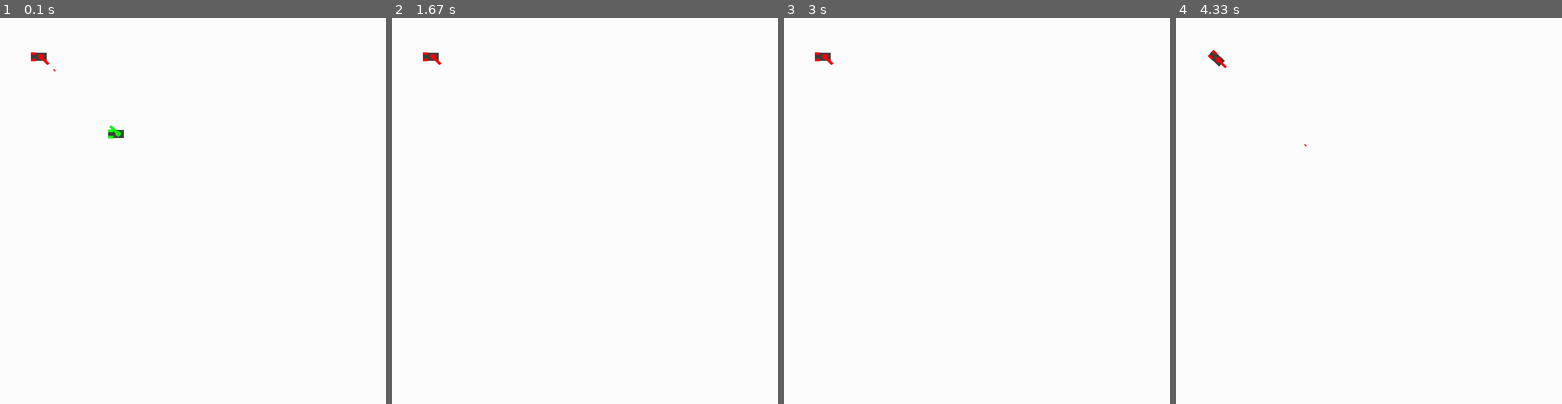
Above: before the commit, frames 1-4 (left to right).
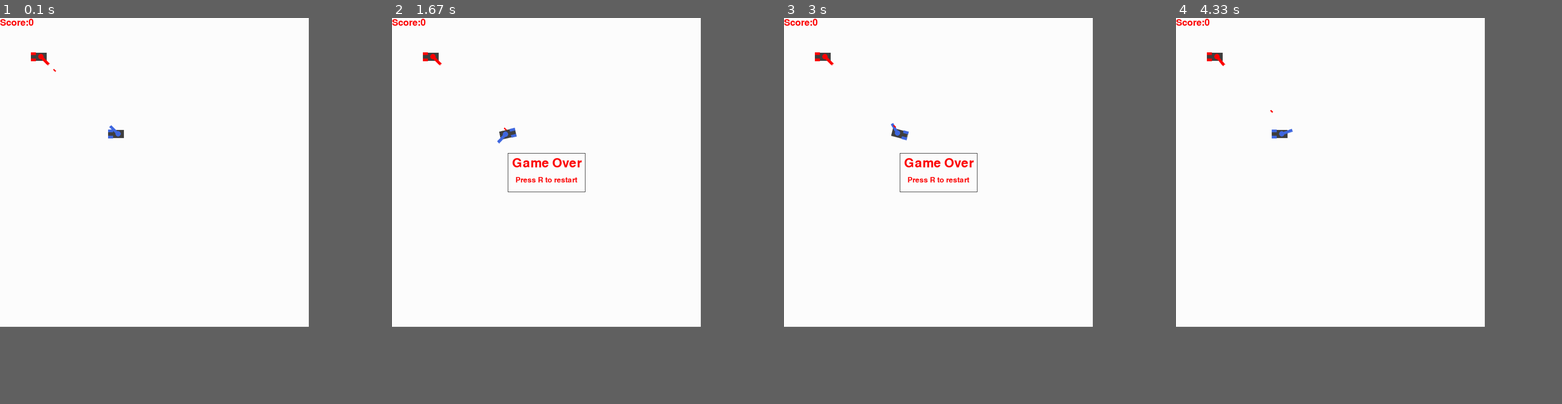
Above: after the commit, the same moments.

Repository: Servaretures/PyGame
Game: pygame game, started from Main.py
Same seed, same stepped clock (60 frames per second), same inputs: the game is played once before the commit and once after it.
Inputs (mouse positions are in pixels of both pictures, inside the frame that each line leads up to):
- Up to frame 1 (0.1 s): no input
- Up to frame 2 (1.67 s): hold R 0.33-0.8 s; hold D 0.33-0.8 s; move the mouse to (534, 187) at 0.37 s; hold R 0.83-1.3 s; hold D 0.83-1.3 s; move the mouse to (646, 164) at 0.87 s; hold D from 1.33 s (still down); move the mouse to (473, 176) at 1.37 s
- Up to frame 3 (3 s): release D at 1.8 s; hold R 2.17-2.63 s; hold D from 2.67 s (still down); move the mouse to (857, 56) at 2.7 s
- Up to frame 4 (4.33 s): release D at 3.13 s; hold R 3.73-4.03 s; hold S from 4.07 s (still down); move the mouse to (1318, 118) at 4.1 s
In our replay, the window is 900x900 before the commit and 720x720 after it. These sizes can differ from the game's own. Grey fills any space a smaller window leaves; there, only what the larger window draws over its background counts as a difference.

The runs differ from the first frame. In frame 1, 0.2% of the frame differs, in the area x 0-32%, y 0-32%; in frame 2, 0.6%, in the area x 0-51%, y 0-46%; in frame 3, 0.6%; in frame 4, 0.3%.

Commit message:
Додав окінчення гри і взриви

Diff:
--- a/Draw.py
+++ b/Draw.py
@@ -17,14 +17,18 @@
         d = x*2
         Rect += [[(Mesh[d] + pos.ToArray()[0]),(Mesh[d+1] + pos.ToArray()[1])]]
     pygame.draw.polygon(Surface, color, Rect)
-
+    pygame.draw.aalines(Surface, color,True, Rect)
 def DrawCircle(Surface,Transform,Mesh,color):
     pygame.draw.circle(Surface,color,Transform,Mesh)
 
 def DrawObjects(Surface,GameObjects):
     for gameObject in GameObjects:
-        me = Types.Vector2.LocalToGloabl(gameObject.mesh, gameObject)
-        Draw(Surface, gameObject.transform.position, me, gameObject.mesh.color)
+        if (type(gameObject.mesh.vertexes) == float):
+            DrawCircle(Surface,gameObject.transform.position.ToArray() , gameObject.mesh.vertexes * gameObject.transform.scale.x,gameObject.mesh.color)
+        else:
+            me = Types.Vector2.LocalToGloabl(gameObject.mesh, gameObject)
+            Draw(Surface, gameObject.transform.position, me, gameObject.mesh.color)
+
         if(gameObject.ChildObjects != None):
             for x in gameObject.ChildObjects:
                 if(type(x.mesh.vertexes) == float):
--- a/GameObjects.py
+++ b/GameObjects.py
@@ -1,5 +1,6 @@
 import Controll
 import  Types
+import threading
 class GameObject:
     ChildObjects = None
     def __init__(self,transform = None, collider = None, Mesh = None, ChildObjects = None, tag = None):
@@ -12,7 +13,7 @@
         pass
 
 class Tank(GameObject):
-    def __init__(self,tag = "Tank",RotSpeed = 0.2,speed = 2 ,Color = (64,64,64),Color2 = (0,255,0),scale = Types.Vector2(1,1),ReloadSpeed = 1, Ai = None, AttackDistance = 200):
+    def __init__(self,tag = "Tank",RotSpeed = 0.2,speed = 2 ,Color = (64,64,64),Color2 = (65,105,225),scale = Types.Vector2(1,1),ReloadSpeed = 1, Ai = None, AttackDistance = 200):
         self.Tower = 3
         self.transform = Types.Transform(Types.Vector2(300,300),0,Types.Vector2(10,5)*scale)
         self.collider = Types.RectCollider(Types.MeshBox[0]*self.transform.scale,Types.MeshBox[2]*self.transform.scale,self)
@@ -47,3 +48,22 @@
         self.Tag = tag
     def Do(self,window = None):
         self.transform.position += Types.Vector2.Forward(self.transform) * Types.Vector2(self.speed,self.speed)
+class Blow(GameObject):
+    def __init__(self,scale = Types.Vector2(7,7),Color = (255,0,0),Color2 = (255,255,0),Time = 0.7):
+        self.Time = Time
+        self.transform = Types.Transform(Types.Vector2(300, 300), 0, Types.Vector2(2, 2) * scale)
+        self.collider = None
+        self.mesh = Types.Mesh(Types.MeshCircle, Color)
+
+        CObj1 = GameObject(transform=Types.Transform(Types.Vector2(0, 0) * scale, 0, Types.Vector2(1, 1) * scale),
+                           Mesh=Types.Mesh(Types.MeshCircle, Color2))
+
+        self.ChildObjects = (CObj1,)
+        self.MaxScale = [self.transform.scale, CObj1.transform.scale]
+        ColdDown_thread = threading.Thread(target=Types.BlowUp, args=(self,))
+        ColdDown_thread.start()
+
+    def Do(self,window = None):
+        self.ChildObjects[0].transform.scale = self.MaxScale[1] * (self.transform.scale/self.MaxScale[0])
+        if(self.Time <= 0):
+            window.DeleteObject(self)
--- a/Main.py
+++ b/Main.py
@@ -1,5 +1,6 @@
 import pygame
-
+from pygame.locals import *
+import sys
 import Window
 from GameObjects import GameObject
 import GameObjects
@@ -7,18 +8,66 @@
 from Types import *
 import Draw
 import  Controll
+pygame.font.init()
+def GetAnswer():
+    for event in pygame.event.get():
+        if event.type == QUIT:
+            sys.exit()
+        if event.type == KEYDOWN and event.key == K_r:
+            return True
+        if event.type == KEYDOWN and event.key == K_ESCAPE:
+            sys.exit()
+def WaintAnswer():
+    while True:
+        for event in pygame.event.get():
+            if event.type == QUIT:
+                sys.exit()
+            if event.type == KEYDOWN and event.key == K_r:
+                return False
+            if event.type == KEYDOWN and event.key == K_ESCAPE:
+                sys.exit()
 
-NewGame = Window.window(1000, 1000)
-obj = GameObjects.Tank(scale=Vector2(2,2), tag= "Hero")
-NewGame.AddObject(obj)
+def Game():
+    NewGame = Window.window(800, 800)
 
-TestBot = GameObjects.Tank(scale=Vector2(2,2), Color2 = (255,0,0),Ai = obj, speed= 0.003, AttackDistance=300, ReloadSpeed= 3)
-TestBot.transform.position = Vector2(100,100)
-NewGame.AddObject(TestBot)
-####Test
-####
+
+    obj = GameObjects.Tank(scale=Vector2(2, 2), tag="Hero")
+    NewGame.AddObject(obj)
+
+    TestBot = GameObjects.Tank(scale=Vector2(2, 2), Color2=(255, 0, 0), Ai=obj, speed=0.003, AttackDistance=300,
+                               ReloadSpeed=3)
+    TestBot.transform.position = Vector2(100, 100)
+    NewGame.AddObject(TestBot)
+
+    # TestBlow = GameObjects.Blow(scale=Vector2(10,10))
+    # NewGame.AddObject(TestBlow)
+    ####Test
+    ####
+    while (not NewGame.End):
+        NewGame.Update()
+        Controll.AllControll(obj, NewGame)
+        NewGame.ObjectsDo()
+        NewGame.UpdateCollider()
+        if(GetAnswer()):
+            break
+    return NewGame
 while(True):
-    NewGame.Update()
-    Controll.AllControll(obj,NewGame)
-    NewGame.ObjectsDo()
-    NewGame.UpdateCollider()
+    End = Game()
+
+    pygame.draw.polygon(End.Surfuse,(255,255,255), ((End.BorderX/2-100,End.BorderY/2-50),(End.BorderX/2-100,End.BorderY/2+50),
+                                              (End.BorderX/2+100,End.BorderY/2+50),(End.BorderX/2+100,End.BorderY/2-50)))
+    pygame.draw.aalines(End.Surfuse, (0, 0, 0),True,
+                        ((End.BorderX / 2 - 100, End.BorderY / 2 - 50), (End.BorderX / 2 - 100, End.BorderY / 2 + 50),
+                         (End.BorderX / 2 + 100, End.BorderY / 2 + 50), (End.BorderX / 2 + 100, End.BorderY / 2 - 50)))
+    f = pygame.font.Font(None, 48)
+    text = f.render('Game Over', True,
+                    (255, 0, 0))
+    End.Surfuse.blit(text, (End.BorderX/2-89,End.BorderY/2-40))
+
+    f = pygame.font.Font(None, 28)
+    text = f.render('Press R to restart', True,
+                    (255, 0, 0))
+    End.Surfuse.blit(text, (End.BorderX / 2-80, End.BorderY / 2+10))
+    pygame.display.update()
+    if(WaintAnswer()):
+        break
--- a/Types.py
+++ b/Types.py
@@ -5,6 +5,20 @@
     gameObject.IsShootReady = False
     time.sleep(Time)
     gameObject.IsShootReady = True
+def BlowUp(gameObject):
+
+    TimeTolIve = gameObject.Time
+    FullScale = gameObject.transform.scale.x
+    while(gameObject.Time > 0):
+        gameObject.Time -= 0.1
+        Calc = TimeTolIve/2
+        if(gameObject.Time > Calc):
+           EndSize = FullScale*(1-(gameObject.Time - Calc)/(TimeTolIve-Calc))
+        else:
+           EndSize = (FullScale * ((gameObject.Time) / (TimeTolIve - Calc)))
+        gameObject.transform.scale = Vector2(EndSize,EndSize)
+        time.sleep(0.1)
+
 class Vector2:
     def __init__(self,x,y):
         self.x = x
@@ -17,6 +31,8 @@
         return Vector2(self.x - other.x, self.y - other.y)
     def __mul__(self, other):
         return Vector2(self.x * other.x, self.y * other.y)
+    def __truediv__(self, other):
+        return Vector2(self.x / other.x, self.y / other.y)
     @staticmethod
     def Distance(Point1,Point2):
         return math.sqrt((Point2.x-Point1.x)**2 + (Point2.y - Point1.y)**2)
--- a/Window.py
+++ b/Window.py
@@ -1,9 +1,12 @@
 import pygame
 import Draw
+import GameObjects
+import Types
 class window:
 
     def __init__(self, borderX = 600, borderY = 600, fpsRate = 60, DeleteBorder = 10):
         pygame.init()
+        pygame.font.init()
         self.DeleteBorder = DeleteBorder
         self.Surfuse = pygame.display.set_mode((borderX, borderY))
         self.clock = pygame.time.Clock()
@@ -12,10 +15,18 @@
         self.BorderX = borderX
         self.BorderY = borderY
         self.GameObjects = []
+        self.Score = 0
+        self.End = False
+    def ShowScore(self):
+        f = pygame.font.Font(None,36)
+        text = f.render('Score:' + str(self.Score), True,
+                  (255, 0, 0))
+        self.Surfuse.blit(text, (0, 0))
     def Update(self):
         pygame.event.get()
         self.Surfuse.fill(Draw.WHITE)
         Draw.DrawObjects(self.Surfuse,self.GameObjects)
+        self.ShowScore()
         pygame.display.update()
         self.clock.tick(self.FpsRate)
     def AddObject(self,GameObject):
@@ -33,5 +44,12 @@
         for x in self.GameObjects:
             for y in self.GameObjects:
                 if(y != x and x.collider != None and y.collider != None and x.collider.isCollide(y.collider) and (x.Tag == "Bullet" or y.Tag == "Bullet")):
+                    Blow = GameObjects.Blow(scale=Types.Vector2(10, 10))
+                    Blow.transform.position = x.transform.position
+                    self.AddObject(Blow)
                     self.DeleteObject(x)
                     self.DeleteObject(y)
+                    if(x.Tag == "Tank" or y.Tag == "Tank"):
+                        self.Score += 1
+                    if(x.Tag == "Hero" or y.Tag == "Hero"):
+                        self.End = True
